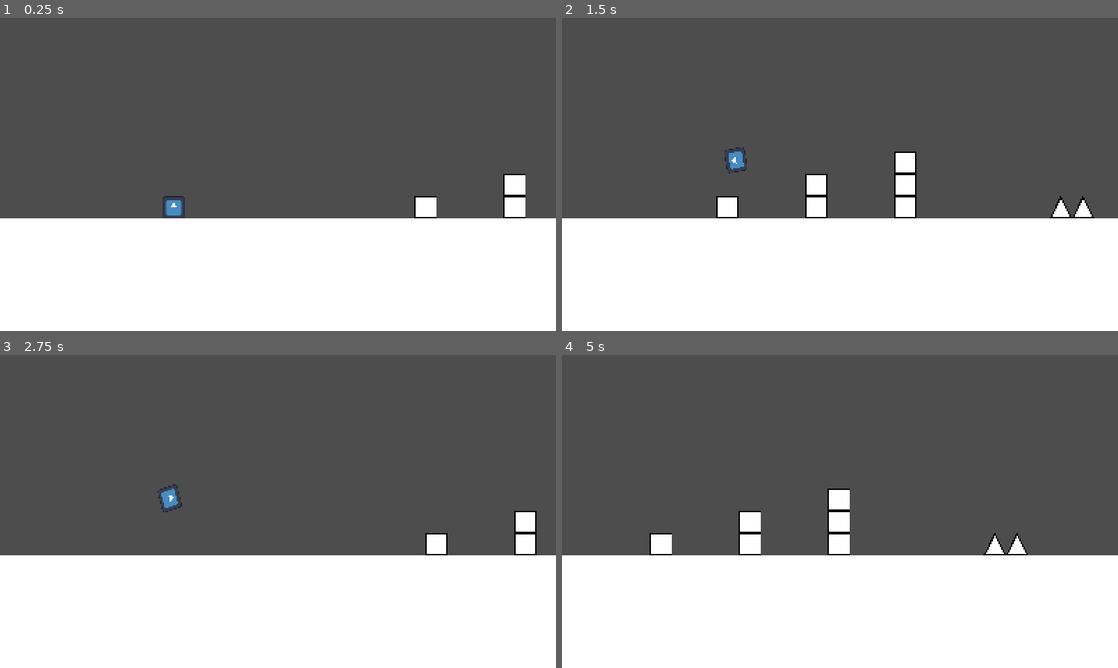
Above: before the commit, frames 1-4 (two rows, left to right).
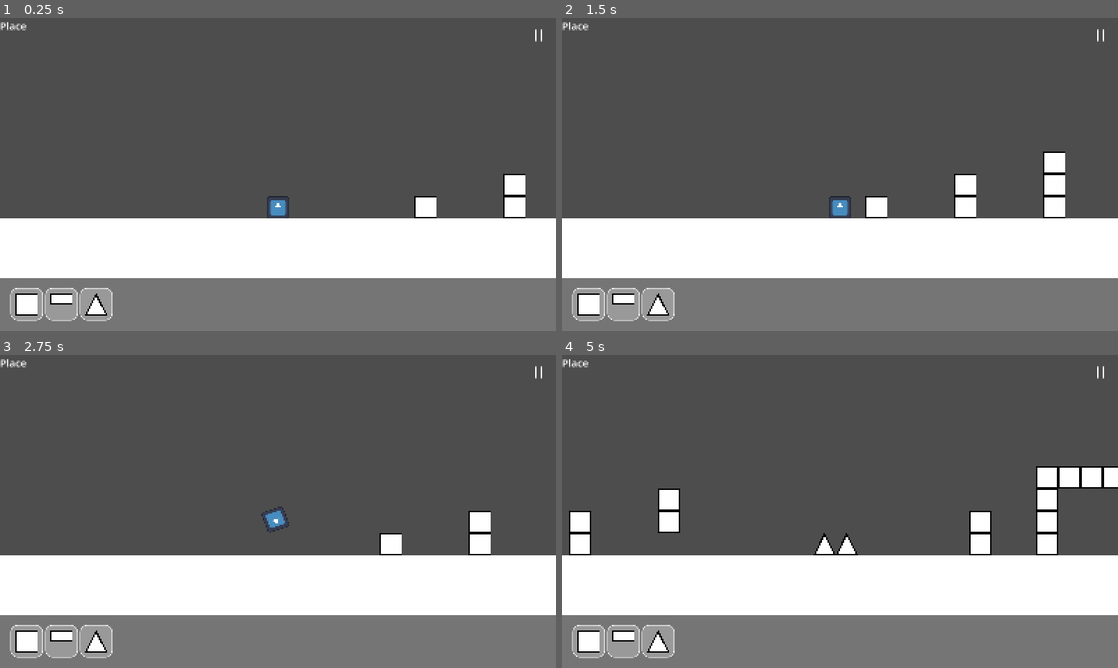
Above: after the commit, the same moments.

Repository: Ayfri/AI-GD
Game: Godot game, scene res://scenes/level.tscn
Two runs of this game, one before a commit and one after it. Both use one fixed random seed, a clock stepped at 60 frames per second and the inputs below. The engine's default icon, where the game draws it, is replaced by a stand-in: a white triangle on a blue panel in a dark square.
Inputs (mouse positions are in pixels of both pictures, inside the frame that each line leads up to):
- Up to frame 1 (0.25 s): no input
- Up to frame 2 (1.5 s): click (1101, 36) at 0.52 s; click (840, 177) at 1.25 s, where only the run after the commit has a clickable "Resume"
- Up to frame 3 (2.75 s): move the mouse to (100, 542) at 2.02 s; press the mouse at (100, 542) at 2.03 s; tap Space (jump) at 2.27, 2.3, 2.57 s
- Up to frame 4 (5 s): move the mouse to (1084, 520) at 2.77 s; release the mouse at (1084, 520) at 2.78 s; tap Space (jump) at 2.85, 3.02, 3.32, 3.8, 4.52, 4.82 s; click (1084, 520) at 3.05 s; move the mouse to (928, 542) at 3.52 s; hold Right mouse button (Action Click) 3.53-4.28 s; click (928, 542) at 3.67 s; move the mouse to (862, 498) at 4.27 s; click (862, 498) at 4.35 s

The runs differ from the first frame. In frame 1, 17% of the frame differs, in the area x 0-100%, y 1-100%; in frame 2, 20%; in frame 3, 19%; in frame 4, 22%.

Commit message:
feat(pause_menu, game_hud): Implement pause menu functionality with play and restart options, and integrate HUD into level management.

Diff:
--- /dev/null
+++ b/assets/icons/pause_icon.svg
@@ -0,0 +1,4 @@
+<svg width="64" height="64" viewBox="0 0 64 64" xmlns="http://www.w3.org/2000/svg">
+	<rect x="18" y="12" width="8" height="40" fill="white" rx="4"/>
+	<rect x="38" y="12" width="8" height="40" fill="white" rx="4"/>
+</svg>
--- /dev/null
+++ b/assets/icons/play_icon.svg
@@ -0,0 +1,3 @@
+<svg width="64" height="64" viewBox="0 0 64 64" xmlns="http://www.w3.org/2000/svg">
+	<path d="M20 12v40l28-20z" fill="white"/>
+</svg>
--- /dev/null
+++ b/assets/icons/restart_icon.svg
@@ -0,0 +1,3 @@
+<svg width="64" height="64" viewBox="0 0 64 64" xmlns="http://www.w3.org/2000/svg">
+	<path d="M12 32a20 20 0 0 1 20-20V8l8 8-8 8v-4a16 16 0 1 0 16 16h4a20 20 0 1 1-20-20z" fill="white"/>
+</svg>
--- a/project.godot
+++ b/project.godot
@@ -89,6 +89,16 @@
 "events": [Object(InputEventKey,"resource_local_to_scene":false,"resource_name":"","device":-1,"window_id":0,"alt_press …(195 unchanged characters)…
 ]
 }
+"Toggle Editor"={
+"deadzone": 0.5,
+"events": [Object(InputEventKey,"resource_local_to_scene":false,"resource_name":"","device":-1,"window_id":0,"alt_pressed":false,"shift_pressed":false,"ctrl_pressed":false,"meta_pressed":false,"pressed":false,"keycode":0,"physical_keycode":66,"key_label":0,"unicode":98,"location":0,"echo":false,"script":null)
+]
+}
+"Toggle Pause Menu"={
+"deadzone": 0.5,
+"events": [Object(InputEventKey,"resource_local_to_scene":false,"resource_name":"","device":-1,"window_id":0,"alt_pressed":false,"shift_pressed":false,"ctrl_pressed":false,"meta_pressed":false,"pressed":false,"keycode":0,"physical_keycode":4194305,"key_label":0,"unicode":0,"location":0,"echo":false,"script":null)
+]
+}
 
 [physics]
 
--- /dev/null
+++ b/scenes/game_hud.tscn
@@ -0,0 +1,34 @@
+[gd_scene load_steps=3 format=3 uid="uid://bhud123456"]
+
+[ext_resource type="Script" path="res://scripts/game_hud.gd" id="1_hud"]
+[ext_resource type="Texture2D" path="res://assets/icons/pause_icon.svg" id="2_pause"]
+
+[node name="GameHUD" type="Control"]
+layout_mode = 3
+anchors_preset = 15
+anchor_right = 1.0
+anchor_bottom = 1.0
+grow_horizontal = 2
+grow_vertical = 2
+mouse_filter = 0
+script = ExtResource("1_hud")
+
+[node name="PauseContainer" type="Control" parent="."]
+layout_mode = 1
+anchors_preset = 1
+anchor_left = 1.0
+anchor_right = 1.0
+offset_left = -80.0
+offset_top = 20.0
+offset_right = -20.0
+offset_bottom = 80.0
+
+[node name="PauseButton" type="Button" parent="PauseContainer"]
+layout_mode = 1
+anchors_preset = 15
+anchor_right = 1.0
+anchor_bottom = 1.0
+focus_mode = 0
+icon = ExtResource("2_pause")
+flat = true
+expand_icon = true
--- a/scenes/level.tscn
+++ b/scenes/level.tscn
@@ -6,6 +6,7 @@
 [ext_resource type="PackedScene" uid="uid://b42fis31ggn6u" path="res://scenes/blocks/simple_block.tscn" id="5_55me1"]
 [ext_resource type="PackedScene" uid="uid://dsweprfrvkddq" path="res://scenes/blocks/half_block.tscn" id="6_a8qit"]
 [ext_resource type="PackedScene" uid="uid://ccj7kl3c01hgn" path="res://scenes/editor/editor.tscn" id="6_io1qd"]
+[ext_resource type="PackedScene" path="res://scenes/game_hud.tscn" id="7_hud"]
 
 [sub_resource type="TileSetScenesCollectionSource" id="TileSetScenesCollectionSource_036us"]
 resource_name = "blocks"
@@ -57,7 +58,7 @@
 shape = SubResource("RectangleShape2D_6bf0n")
 
 [node name="SpawnPosition" type="Marker2D" parent="."]
-position = Vector2(500, 544)
+position = Vector2(800, 544)
 
 [node name="EditRayCast" type="RayCast2D" parent="."]
 target_position = Vector2(0, 0)
@@ -65,3 +66,5 @@
 collide_with_areas = true
 
 [node name="Editor" parent="." instance=ExtResource("6_io1qd")]
+
+[node name="GameHUD" parent="." instance=ExtResource("7_hud")]
--- /dev/null
+++ b/scenes/pause_menu.tscn
@@ -0,0 +1,96 @@
+[gd_scene load_steps=5 format=3 uid="uid://bpause123456"]
+
+[ext_resource type="Script" path="res://scripts/pause_menu.gd" id="1_pause"]
+[ext_resource type="Texture2D" path="res://assets/icons/play_icon.svg" id="2_play"]
+[ext_resource type="Texture2D" path="res://assets/icons/restart_icon.svg" id="3_restart"]
+
+[sub_resource type="StyleBoxFlat" id="StyleBoxFlat_panel"]
+bg_color = Color(0.1, 0.1, 0.1, 0.9)
+border_width_left = 3
+border_width_top = 3
+border_width_right = 3
+border_width_bottom = 3
+border_color = Color(0.3, 0.3, 0.3, 1)
+corner_radius_top_left = 15
+corner_radius_top_right = 15
+corner_radius_bottom_right = 15
+corner_radius_bottom_left = 15
+
+[node name="PauseMenu" type="Control"]
+layout_mode = 3
+anchors_preset = 15
+anchor_right = 1.0
+anchor_bottom = 1.0
+grow_horizontal = 2
+grow_vertical = 2
+script = ExtResource("1_pause")
+
+[node name="Background" type="ColorRect" parent="."]
+layout_mode = 1
+anchors_preset = 15
+anchor_right = 1.0
+anchor_bottom = 1.0
+grow_horizontal = 2
+grow_vertical = 2
+color = Color(0, 0, 0, 0.7)
+
+[node name="CenterContainer" type="CenterContainer" parent="."]
+layout_mode = 1
+anchors_preset = 15
+anchor_right = 1.0
+anchor_bottom = 1.0
+grow_horizontal = 2
+grow_vertical = 2
+
+[node name="PanelContainer" type="PanelContainer" parent="CenterContainer"]
+layout_mode = 2
+theme_override_styles/panel = SubResource("StyleBoxFlat_panel")
+
+[node name="MarginContainer" type="MarginContainer" parent="CenterContainer/PanelContainer"]
+layout_mode = 2
+theme_override_constants/margin_left = 40
+theme_override_constants/margin_top = 40
+theme_override_constants/margin_right = 40
+theme_override_constants/margin_bottom = 40
+
+[node name="VBoxContainer" type="VBoxContainer" parent="CenterContainer/PanelContainer/MarginContainer"]
+layout_mode = 2
+theme_override_constants/separation = 30
+
+[node name="TitleLabel" type="Label" parent="CenterContainer/PanelContainer/MarginContainer/VBoxContainer"]
+layout_mode = 2
+theme_override_colors/font_color = Color(1, 1, 1, 1)
+theme_override_colors/font_shadow_color = Color(0, 0, 0, 0.5)
+theme_override_constants/shadow_offset_x = 2
+theme_override_constants/shadow_offset_y = 2
+theme_override_font_sizes/font_size = 64
+text = "PAUSE"
+horizontal_alignment = 1
+
+[node name="ButtonsContainer" type="VBoxContainer" parent="CenterContainer/PanelContainer/MarginContainer/VBoxContainer"]
+layout_mode = 2
+theme_override_constants/separation = 20
+
+[node name="PlayButton" type="Button" parent="CenterContainer/PanelContainer/MarginContainer/VBoxContainer/ButtonsContainer"]
+custom_minimum_size = Vector2(300, 80)
+layout_mode = 2
+theme_override_colors/font_color = Color(1, 1, 1, 1)
+theme_override_colors/font_hover_color = Color(0.8, 1, 0.8, 1)
+theme_override_colors/font_pressed_color = Color(0.6, 0.9, 0.6, 1)
+theme_override_font_sizes/font_size = 28
+text = "  Resume"
+icon = ExtResource("2_play")
+flat = true
+icon_alignment = 0
+
+[node name="RestartButton" type="Button" parent="CenterContainer/PanelContainer/MarginContainer/VBoxContainer/ButtonsContainer"]
+custom_minimum_size = Vector2(300, 80)
+layout_mode = 2
+theme_override_colors/font_color = Color(1, 1, 1, 1)
+theme_override_colors/font_hover_color = Color(1, 0.8, 0.8, 1)
+theme_override_colors/font_pressed_color = Color(0.9, 0.6, 0.6, 1)
+theme_override_font_sizes/font_size = 28
+text = "  Restart"
+icon = ExtResource("3_restart")
+flat = true
+icon_alignment = 0
--- a/scenes/player.tscn
+++ b/scenes/player.tscn
@@ -59,5 +59,5 @@
 
 [node name="AnimationPlayer" type="AnimationPlayer" parent="."]
 libraries = {
-"": SubResource("AnimationLibrary_xw4q7")
+&"": SubResource("AnimationLibrary_xw4q7")
 }
--- /dev/null
+++ b/scripts/game_hud.gd
@@ -0,0 +1,24 @@
+class_name GameHUD
+extends Control
+
+
+var level: Level
+
+@onready var pause_button := $PauseContainer/PauseButton as Button
+@onready var pause_container := $PauseContainer as Control
+
+
+func _ready() -> void:
+	pause_button.pressed.connect(_on_pause_button_pressed)
+	pause_container.gui_input.connect(_on_pause_container_gui_input)
+	process_mode = Node.PROCESS_MODE_ALWAYS
+
+
+func _on_pause_container_gui_input(event: InputEvent) -> void:
+	if event is InputEventMouseButton and event.pressed and event.button_index == MOUSE_BUTTON_LEFT:
+		get_viewport().set_input_as_handled()
+
+
+func _on_pause_button_pressed() -> void:
+	if level != null:
+		level.toggle_pause_menu()
--- a/scripts/level.gd
+++ b/scripts/level.gd
@@ -3,17 +3,27 @@
 
 
 const MOUSE_OFFSET := Vector2(0, 32)
+const PAUSE_MENU_SCENE := preload("res://scenes/pause_menu.tscn")
 
 @onready var camera := $Camera as Camera2D
 @onready var editor_gui := $Editor as Editor
 @onready var edit_ray_cast := $EditRayCast as RayCast2D
 @onready var floor_body := $Floor as StaticBody2D
+@onready var game_hud := $GameHUD as GameHUD
 @onready var place_ray_cast := $TileMap/PlaceRayCast as RayCast2D
 @onready var player := $Player as Player
 @onready var tilemap := $TileMap as TileMap
 
+@export var editor_active := false:
+	set = _set_editor_active
 @export var paused := false:
 	set = _set_paused
+
+var pause_menu: PauseMenu = null
+var ui_consuming_input := false
+var initial_spawn_position: Vector2
+var initial_tilemap_position: Vector2
+var initial_camera_position: Vector2
 
 @export_file var save_file_path := "user://save.level"
 @export var spawn_position: Marker2D
@@ -23,8 +33,12 @@
 
 func _ready() -> void:
 	spawn_position = $SpawnPosition as Marker2D
+	initial_spawn_position = spawn_position.position
+	initial_tilemap_position = tilemap.position
+	initial_camera_position = camera.position
 	Game.level = self
 	editor_gui.level = self
+	game_hud.level = self
 	player.level = self
 	paused = false
 	reset_to_spawn_position()
@@ -34,12 +48,12 @@
 func _physics_process(_delta: float) -> void:
 	floor_body.global_position.x = camera.global_position.x
 
-	if !player.dead:
+	if !player.dead and !paused:
 		tilemap.position.x -= speed * _delta * time_scale
 
 	edit_ray_cast.position = get_mouse_position()
 	place_ray_cast.position = get_map_position_at_mouse()
-	if edit_ray_cast.is_colliding() && paused && Input.is_action_just_pressed("Click"):
+	if edit_ray_cast.is_colliding() && editor_active && Input.is_action_just_pressed("Click"):
 		var collider := edit_ray_cast.get_collider()
 
 		if collider is IBlock && editor_gui.mode == Editor.Mode.EDIT:
@@ -48,8 +62,11 @@
 
 
 func _input(event: InputEvent) -> void:
-	if event.is_action_pressed("Escape"):
-		paused = !paused
+	if event.is_action_pressed("Toggle Pause Menu"):
+		toggle_pause_menu()
+
+	if event.is_action_pressed("Toggle Editor"):
+		editor_active = !editor_active
 
 	if event.is_action_pressed("Save Level"):
 		save()
@@ -62,13 +79,55 @@
 		reset_to_spawn_position()
 
 
+func _set_editor_active(value: bool) -> void:
+	editor_active = value
+	editor_gui.visible = value
+	editor_gui.set_process(value)
+	game_hud.visible = !value
+	if value:
+		paused = true
+		time_scale = 0.0
+	else:
+		if pause_menu == null:
+			paused = false
+			time_scale = 1.0
+		Game.currently_opened_gui = null
+
+
 func _set_paused(value: bool) -> void:
 	paused = value
-	editor_gui.visible = value
-	editor_gui.set_process(value)
-	time_scale = 0.0 if value else 1.0
-	if !value:
-		Game.currently_opened_gui = null
+	if !editor_active:
+		time_scale = 0.0 if value else 1.0
+
+
+func toggle_pause_menu() -> void:
+	if pause_menu == null:
+		_show_pause_menu()
+	else:
+		_hide_pause_menu()
+
+
+func _show_pause_menu() -> void:
+	pause_menu = PAUSE_MENU_SCENE.instantiate() as PauseMenu
+	pause_menu.level = self
+	pause_menu.resume_game.connect(_hide_pause_menu)
+	pause_menu.restart_game.connect(_restart_game)
+	add_child(pause_menu)
+	paused = true
+
+
+func _hide_pause_menu() -> void:
+	if pause_menu != null:
+		pause_menu.queue_free()
+		pause_menu = null
+		if !editor_active:
+			paused = false
+
+
+func _restart_game() -> void:
+	_hide_pause_menu()
+	# Recharger complètement la scène
+	get_tree().reload_current_scene()
 
 
 func disable_tilemap_collisions() -> void:
@@ -150,9 +209,12 @@
 func reset_to_spawn_position() -> void:
 	player.sprite.rotation = 0
 	player.velocity = Vector2.ZERO
-	tilemap.position = Vector2.ZERO
+	tilemap.position = initial_tilemap_position
 	player.position.y = spawn_position.position.y
 	player.position.x = spawn_position.position.x
+	player.dead = false
+	player.sprite.show()
+	enable_tilemap_collisions()
 
 
 func save() -> void:
@@ -199,3 +261,17 @@
 		return (position / tile_size).floor() * tile_size + half_tile
 	else:
 		return position
+
+
+func is_click_on_ui() -> bool:
+	var mouse_pos = get_viewport().get_mouse_position()
+
+	# Vérifier si la souris est sur le bouton de pause
+	if game_hud.visible:
+		var pause_button = game_hud.pause_button
+		var button_rect = Rect2(pause_button.global_position, pause_button.size)
+		if button_rect.has_point(mouse_pos):
+			return true
+
+	# Vérifier si un menu est ouvert
+	return pause_menu != null or editor_active
--- /dev/null
+++ b/scripts/pause_menu.gd
@@ -0,0 +1,29 @@
+class_name PauseMenu
+extends Control
+
+
+var level: Level
+
+@onready var play_button := $CenterContainer/PanelContainer/MarginContainer/VBoxContainer/ButtonsContainer/PlayButton as Button
+@onready var restart_button := $CenterContainer/PanelContainer/MarginContainer/VBoxContainer/ButtonsContainer/RestartButton as Button
+
+signal resume_game
+signal restart_game
+
+
+func _ready() -> void:
+	play_button.pressed.connect(_on_play_button_pressed)
+	restart_button.pressed.connect(_on_restart_button_pressed)
+
+
+func _input(event: InputEvent) -> void:
+	if event.is_action_pressed("Toggle Pause Menu"):
+		resume_game.emit()
+
+
+func _on_play_button_pressed() -> void:
+	resume_game.emit()
+
+
+func _on_restart_button_pressed() -> void:
+	restart_game.emit()
--- a/scripts/player.gd
+++ b/scripts/player.gd
@@ -36,7 +36,7 @@
 
 	if is_on_floor():
 		snap_rotation_to_floor()
-		if Input.is_action_pressed("jump"):
+		if Input.is_action_pressed("jump") and !level.is_click_on_ui():
 			jump()
 	else:
 		rotate_sprite(delta)
Not shown, added: assets/icons/pause_icon.svg.import
Not shown, added: assets/icons/play_icon.svg.import
Not shown, added: assets/icons/restart_icon.svg.import
Not shown: 1 places in scenes/level.tscn that only renumber resources
Not shown, added: scripts/game_hud.gd.uid
Not shown, added: scripts/pause_menu.gd.uid
